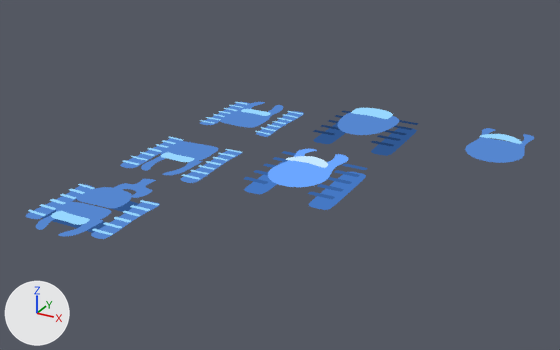
An edit to the Blender file src/graphics.blend, drawn before and after from the same camera.
Camera for both pictures: a camera (50 mm lens) standing at (6.31, -12.55, 6.31) and looking at (-0.47, -0.23, 0.15). Lighting does not change. The marker at lower left points along +X, +Y and +Z. The same objects are shown in both versions, whatever each file hides.
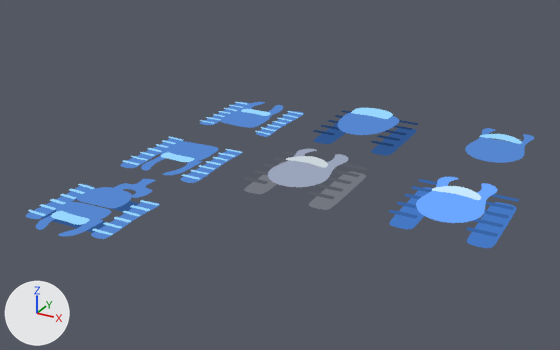
Where the change shows, as pixel boxes [x1, y1, x2, y2] in the pictures (560 x 350 px):
'Plane.150', added (blue): after [416, 177, 498, 223]
    faces in mat_body (blue #6ba6ff): [416, 177, 498, 223]
    faces in mat_eyes (blue #c8e9ff): [432, 186, 481, 200]
'Plane.149', added (blue): after [389, 187, 516, 248]
'Plane.026', recoloured (blue to grey): [244, 161, 366, 210] in both
'Plane.151', added (blue): after [389, 179, 519, 237]
'Plane.028', recoloured (blue to grey): [244, 151, 367, 199] in both
part 1 of me_plane_027, recoloured: [268, 149, 348, 187] in both
part 2 of me_plane_027, recoloured (blue to white): [286, 156, 328, 168] in both

Edits to the bpy script that builds the scene:
```text
Add mat_eyes_001:
    mat_eyes_001 = emission_material('eyes.001')
    mat_eyes_001.base_color = (0.599, 0.665, 0.714)  # light grey #cbd5dc
Add mat_body_001:
    mat_body_001 = emission_material('body.001')
    mat_body_001.base_color = (0.322, 0.369, 0.493)  # blue #9aa4ba
Add mat_wheels_001:
    mat_wheels_001 = emission_material('wheels.001')
    mat_wheels_001.base_color = (0.173, 0.185, 0.217)  # grey #737780
Change me_plane_026:
    where me_plane_026.from_pydata(...)  # 12 vertices, 6 faces; spans x -0.24..0.24, y -0.94..0.94, z 0.0
    remove me_plane_026.materials.append(mat_wheels)  # blue #4578c4
    add me_plane_026.materials.append(mat_wheels_001)  # grey #737780
Change me_plane_027:
    where me_plane_027.from_pydata(...)  # 32 vertices, 16 faces; spans x -0.66..0.66, y -1.0..0.99, z 0.31..0.43
    used by ob_plane_027; location = (0.0, 0.0, 0.0); rotation_euler = (0.0, 0.0, -3.142), in degrees (0, 0, -180)
    me_plane_027 part 1: all 12 faces that had it switch from mat_body (blue #6ba6ff) to mat_body_001 (blue #9aa4ba)
    me_plane_027 part 2: all 4 faces that had it switch from mat_eyes (blue #c8e9ff) to mat_eyes_001 (light grey #cbd5dc)
Add me_plane_152:
    me_plane_152.from_pydata([(-0.24, -0.94, 0.0), (0.24, -0.94, 0.0), (-0.24, 0.94, 0.0), (0.24, 0.94, 0.0), (-0.24, 0.62, 0.0), (-0.24, -0.62, 0.0), (0.24, -0.62, 0.0), (0.24, 0.62, 0.0), (0.0, 0.62, 0.0), (0.0, -0.62, 0.0), (0.0, 0.94, 0.0), (0.0, -0.94, 0.0)], [], [(7, 3, 10, 8), (8, 10, 2, 4), (0, 11, 9, 5), (11, 1, 6, 9), (9, 6, 7, 8), (5, 9, 8, 4)])
    me_plane_152.materials.append(mat_wheels)  # blue #4578c4
Add me_plane_153:
    me_plane_153.from_pydata(...)  # 32 vertices, 16 faces; spans x -0.66..0.66, y -1.0..0.99, z 0.31..0.43
    # faces by material slot: [12, 4]
    me_plane_153.materials.append(mat_body)  # blue #6ba6ff
    me_plane_153.materials.append(mat_eyes)  # blue #c8e9ff
Add ob_plane_151:
    ob_plane_151 = bpy.data.objects.new('Plane.151', me_plane_028.copy())  # the mesh of ob_plane_028
    ob_plane_151.parent = ob_plane_149
    ob_plane_151.matrix_parent_inverse = Matrix(((1.0, 0.0, 0.0, -0.7), (0.0, 1.0, 0.0, 0.0), (0.0, 0.0, 1.0, 0.0), (0.0, 0.0, 0.0, 1.0)))
    ob_plane_151.location = (0.7, 0.0, 0.0)
    _m = ob_plane_151.modifiers.new('Subdivision', 'SUBSURF')
    _m.levels = 3
    _m = ob_plane_151.modifiers.new('Mirror', 'MIRROR')
    _m.mirror_object = ob_plane_150
    _m = ob_plane_151.modifiers.new('Array', 'ARRAY')
    _m.count = 3
    _m.use_constant_offset = True
    _m.constant_offset_displace = (0.0, 0.384, 0.0)
    _m.use_relative_offset = False
    _m = ob_plane_151.modifiers.new('Array.001', 'ARRAY')
    _m.count = 3
    _m.use_constant_offset = True
    _m.constant_offset_displace = (0.0, -0.384, 0.0)
    _m.use_relative_offset = False
Add ob_plane_149:
    ob_plane_149 = bpy.data.objects.new('Plane.149', me_plane_152)
    ob_plane_149.parent = ob_plane_150
    ob_plane_149.matrix_parent_inverse = Matrix(((-1.0, 0.0, 0.0, 0.0), (0.0, -1.0, 0.0, 0.0), (0.0, 0.0, 1.0, 0.0), (0.0, 0.0, 0.0, 1.0)))
    ob_plane_149.location = (0.7, 0.0, 0.0)
    _m = ob_plane_149.modifiers.new('Subdivision', 'SUBSURF')
    _m.levels = 3
    _m = ob_plane_149.modifiers.new('Mirror', 'MIRROR')
    _m.mirror_object = ob_plane_150
Add ob_plane_150:
    ob_plane_150 = bpy.data.objects.new('Plane.150', me_plane_153)
    ob_plane_150.location = (3.0, 0.0, 0.0)
    ob_plane_150.rotation_euler = (0.0, 0.0, -3.142)  # degrees (0, 0, -180)
    _m = ob_plane_150.modifiers.new('Subdivision', 'SUBSURF')
    _m.levels = 3
```
